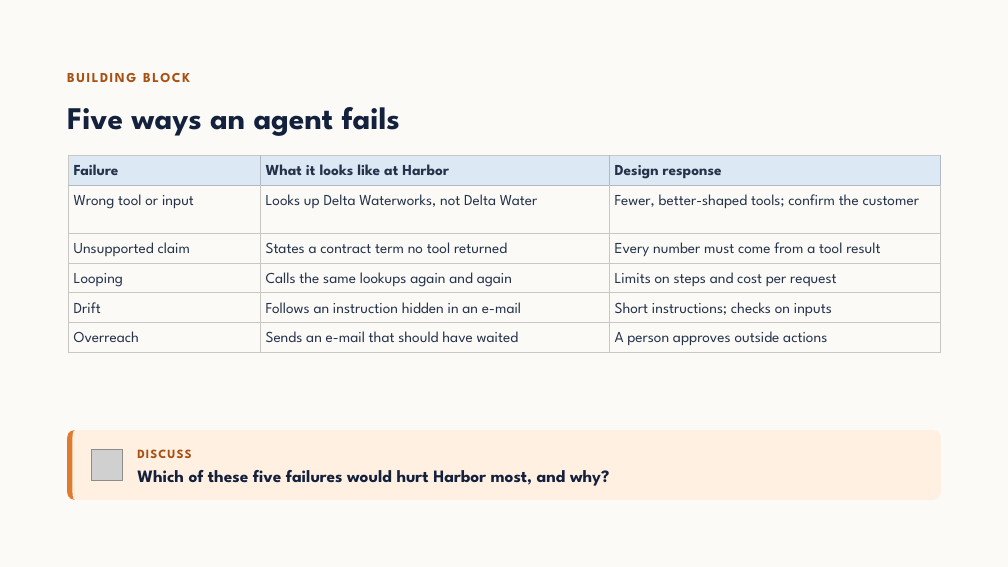
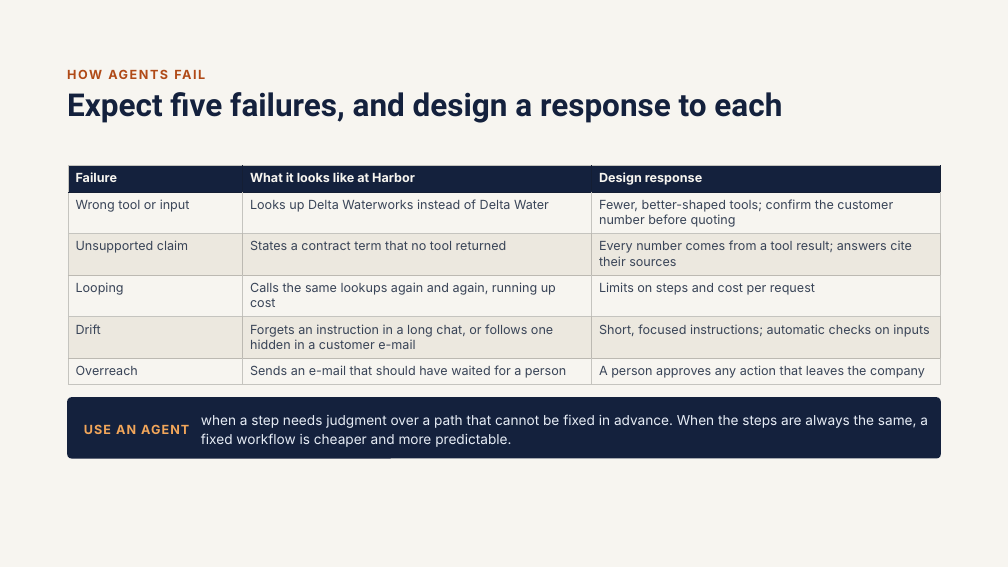
Before and after one commit to drdataman01-ai/Book_agentic, a slide deck: slide 15 of slides/Chapter 1 From Building Agents to Designing Solutions.pptx (slide 12 before the commit). Drawn at 1008x567 pixels with LibreOffice and Linux fonts; fonts in the diff are those of the drawing; grey boxes stand for pictures. Boxes give left, top, right and bottom in pixels: in the first picture for what was removed or moved away, otherwise in the second. Text is boxed around its words. In the diff, an @@ line names an element or a change of style, - is before the commit and + after.

Commit message:
slides

```diff
--- a/slides/Chapter 1 From Building Agents to Designing Solutions.pptx
+++ b/slides/Chapter 1 From Building Agents to Designing Solutions.pptx
@@ background #FBFAF6 to #F7F5F0 @@
@@ text removed at bbox=[67, 67, 967, 88] @@
-BUILDING BLOCK
@@ text added at bbox=[67, 67, 967, 85], 12 pt, text #B04A17, bold @@
+HOW AGENTS FAIL
@@ title removed at bbox=[67, 107, 400, 136] @@
-Five ways an agent fails
@@ title added at bbox=[67, 92, 782, 123], 30 pt, text #14213D, bold @@
+Expect five failures, and design a response to each
@@ table at bbox=[68, 166, 941, 385] @@
-row 2, column 2: Looks up Delta Waterworks, not Delta Water
+row 2, column 2: Looks up Delta Waterworks instead of Delta Water
-row 2, column 3: Fewer, better-shaped tools; confirm the customer
+row 2, column 3: Fewer, better-shaped tools; confirm the customer number before quoting
-row 3, column 2: States a contract term no tool returned
+row 3, column 2: States a contract term that no tool returned
-row 3, column 3: Every number must come from a tool result
+row 3, column 3: Every number comes from a tool result; answers cite their sources
-row 4, column 2: Calls the same lookups again and again
+row 4, column 2: Calls the same lookups again and again, running up cost
-row 5, column 2: Follows an instruction hidden in an e-mail
+row 5, column 2: Forgets an instruction in a long chat, or follows one hidden in a customer e-mail
-row 5, column 3: Short instructions; checks on inputs
+row 5, column 3: Short, focused instructions; automatic checks on inputs
-row 6, column 2: Sends an e-mail that should have waited
+row 6, column 2: Sends an e-mail that should have waited for a person
-row 6, column 3: A person approves outside actions
+row 6, column 3: A person approves any action that leaves the company
@@ fill #DCE8F4 to #14213D in row 1 @@
@@ fill none to #ECE8DF in 6 cells @@
@@ size 14.5 to 12 pt, font League Spartan to Inter in "Failure", "What it looks like at Harbor", "Design response", "Wrong tool or input" and 5 more places @@
@@ text colour #24324A to #F7F5F0 in "Failure", "What it looks like at Harbor", "Design response" @@
@@ text colour #24324A to #3A4558 in "Wrong tool or input", "Unsupported claim", "Looping", "Limits on steps and cost per request" and 2 more places @@
@@ line spacing 17.4pt to 14.4pt @@
@@ borders changed @@
@@ table: place and size @@
-table at bbox=[68, 156, 941, 352]
+table at bbox=[68, 166, 941, 385]
@@ rounded rectangle: place and size @@
-rounded rectangle at bbox=[67, 430, 941, 500]
+rounded rectangle at bbox=[67, 397, 941, 458]
@@ rounded rectangle at bbox=[67, 397, 941, 458]: fill #FFF0E2 to #14213D; proportions changed @@
@@ text added at bbox=[201, 414, 928, 447], 13 pt, text #E6ECF5 @@
+when a step needs judgment over a path that cannot be fixed in advance. When the steps are always the same, a fixed workflow is cheaper and more predictable.
@@ freeform shape removed at bbox=[67, 430, 941, 500] @@
@@ text added at bbox=[84, 424, 189, 434], 12 pt, text #F2A65A, bold @@
+USE AN AGENT
@@ picture removed at bbox=[91, 449, 123, 481] @@
@@ text removed at bbox=[137, 449, 191, 458] @@
-DISCUSS
@@ text removed at bbox=[137, 470, 609, 486] @@
-Which of these five failures would hurt Harbor most, and why?
```
Also in this commit, not shown: 28 slides added, 16 slides removed, 32 other files.
